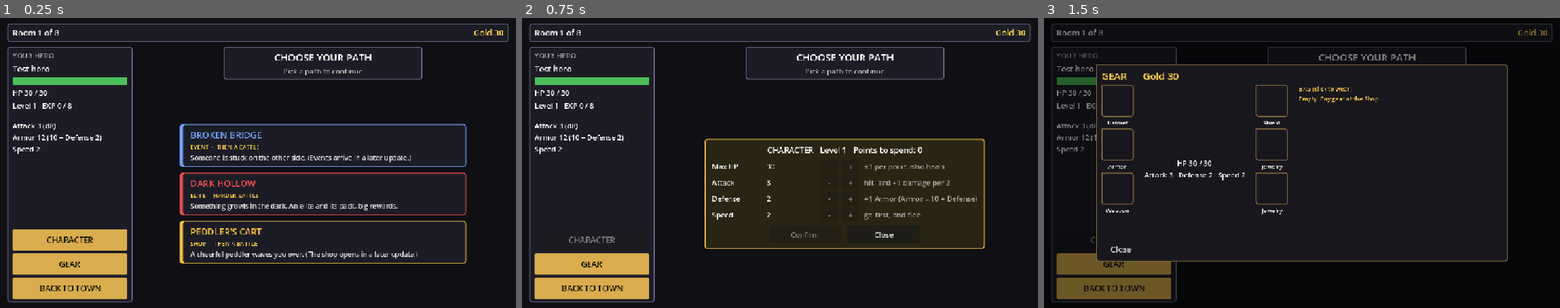
Above: before the commit, frames 1-3 (left to right).
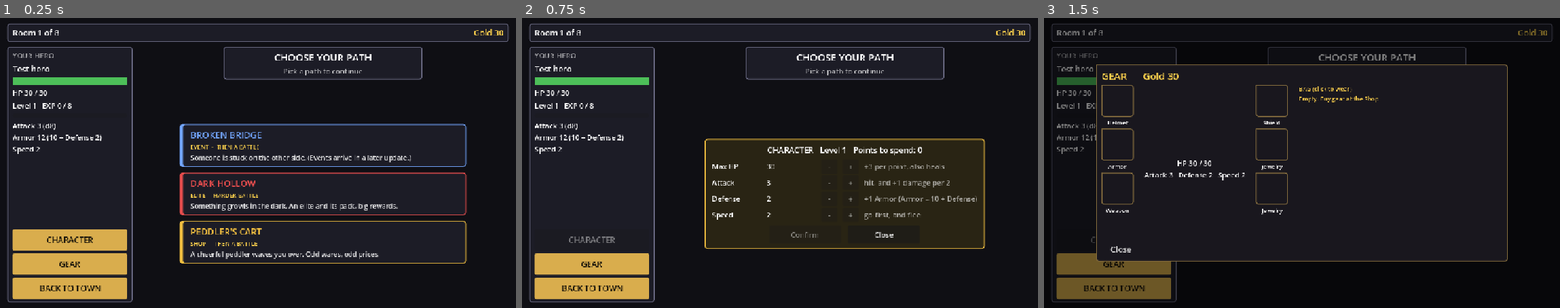
Above: after the commit, the same moments.

Repository: khasmn/project-k
Game: Godot game, scene res://scenes/path/path.tscn
The game is run twice, just before and just after one commit, with the same random seed, the same clock (stepped at 60 frames per second) and the same inputs. This scene is started directly instead of the project's main scene.
Inputs:
- Up to frame 1 (0.25 s): no input
- Up to frame 2 (0.75 s): click "CHARACTER" at 0.5 s
- Up to frame 3 (1.5 s): click "GEAR" at 1.25 s

The runs differ from the first frame. In frame 1, 0.2% of the frame differs, in the area x 59-81%, y 80-84%; in frame 2, nothing differs; in frame 3, nothing differs.

Commit message:
Add the Peddler's Cart with haggling and new potions
Co-Authored-By: Claude Opus 5.5 <noreply@anthropic.com>

Diff:
--- a/data/items.json
+++ b/data/items.json
@@ -1,3 +1,6 @@
 {
-	"healing_potion": {"name": "Healing Potion", "heal_percent": 30}
+	"healing_potion": {"name": "Healing Potion", "price": 10, "heal_percent": 30, "description": "Heal 30% of your Max HP."},
+	"greater_healing_potion": {"name": "Greater Healing Potion", "price": 25, "heal_percent": 50, "description": "Heal 50% of your Max HP."},
+	"energy_tonic": {"name": "Energy Tonic", "price": 20, "energy": 2, "description": "+2 Energy (Mana for a Mage)."},
+	"luck_charm": {"name": "Luck Charm", "price": 20, "advantage": true, "description": "Your next attack rolls with advantage."}
 }
--- a/data/npcs.json
+++ b/data/npcs.json
@@ -1,6 +1,7 @@
 {
 	"blacksmith": {
 		"name": "Ladis Washrum",
+		"portrait": "blacksmith",
 		"greet": [
 			"Bring me scrap and coin, and I'll make you something fine.",
 			"Mind the sparks. What are we making today?",
@@ -12,5 +13,18 @@
 		"upgrade2": ["Two steps at once! The metal liked you today."],
 		"fail": ["Bah! The metal fought back. Your scrap's gone, but the piece is safe.", "Not today. The forge is moody."],
 		"down": ["Ach... a crack. It's a step weaker now. Sorry, friend."]
+	},
+	"peddler": {
+		"name": "Pip Wanderwick",
+		"portrait": "peddler",
+		"greet": [
+			"Step right up! Everything's one of a kind, and none of it's stolen. Mostly.",
+			"Ah, a customer! Have a look, have a look.",
+			"Fresh from three kingdoms away. Don't ask which three."
+		],
+		"buy": ["A fine choice! You've got an eye for quality.", "Pleasure doing business!", "Take good care of that one."],
+		"haggle_win": ["Oof, you drive a hard bargain. Fine, fine, a quarter off!"],
+		"haggle_fail": ["Hah! Nice try, friend. Prices stay as they are."],
+		"haggle_bad": ["Insulting! For that, prices just went up."]
 	}
 }
--- a/data/rooms.json
+++ b/data/rooms.json
@@ -8,8 +8,8 @@
 		{"name": "Quiet Spring", "description": "Cool water and soft grass. Rest a while, or practice for a stat point."}
 	],
 	"shop": [
-		{"name": "Peddler's Cart", "description": "A cheerful peddler waves you over. (The shop opens in a later update.)"},
-		{"name": "Traveling Smith", "description": "Hammers, potions, odd trinkets. (The shop opens in a later update.)"}
+		{"name": "Peddler's Cart", "description": "A cheerful peddler waves you over. Odd wares, odd prices."},
+		{"name": "Wandering Trader", "description": "A cart piled high with gear, potions and trinkets."}
 	],
 	"event": [
 		{"name": "Stranger on the Road", "description": "A hooded figure wants a word. (Events arrive in a later update.)"},
--- a/scripts/character/character_draft.gd
+++ b/scripts/character/character_draft.gd
@@ -50,6 +50,7 @@
 		"defense": s.defense,
 		"speed": s.speed,
 		"luck": s.luck,
+		"charisma": s.charisma,
 		"damage_die": hero_class.damage_die,
 		"weapon": hero_class.weapon.to_lower(),
 		"skills": hero_class.skills,
--- a/scripts/combat/combat_screen.gd
+++ b/scripts/combat/combat_screen.gd
@@ -292,8 +292,8 @@
 	for id in Run.items:
 		var item: Dictionary = all[id]
 		var button: Button = UI.menu_button("%s x%d" % [item.name, Run.items[id]], _use_item.bind(id, item))
-		button.tooltip_text = "Heal %d%% of your Max HP" % item.heal_percent
-		button.disabled = Run.items[id] == 0 or hero.hp == hero.max_hp
+		button.tooltip_text = item.description
+		button.disabled = Run.items[id] == 0 or not _item_helps(item)
 		buttons.append(button)
 	_open_menu(buttons)
 
@@ -321,10 +321,29 @@
 	_close_menu()
 	_set_buttons_enabled(false)
 	Run.items[id] -= 1
-	var healed: int = mini(ceili(hero.max_hp * item.heal_percent / 100.0), hero.max_hp - hero.hp)
-	hero.hp += healed
-	_log("%s drinks a %s: +%d HP (%d left)." % [hero.display_name, item.name, healed, Run.items[id]])
+	var effect: String = ""
+	if item.has("heal_percent"):
+		var healed: int = mini(ceili(hero.max_hp * item.heal_percent / 100.0), hero.max_hp - hero.hp)
+		hero.hp += healed
+		effect = "+%d HP" % healed
+	if item.has("energy"):
+		var gained: int = mini(int(item.energy), Combatant.MAX_ENERGY - hero.energy)
+		hero.energy += gained
+		effect = "+%d %s" % [gained, hero.energy_name]
+	if item.has("advantage"):
+		hero.charmed = true
+		effect = "the next attack rolls with advantage"
+	_log("%s uses a %s: %s (%d left)." % [hero.display_name, item.name, effect, Run.items[id]])
 	_after_action()
+
+
+## An item is greyed out when it would do nothing: full HP, full Energy, or a Luck Charm already glowing.
+func _item_helps(item: Dictionary) -> bool:
+	if item.has("heal_percent"):
+		return hero.hp < hero.max_hp
+	if item.has("energy"):
+		return hero.energy < Combatant.MAX_ENERGY
+	return not hero.charmed
 
 
 ## Flee: d20 + Speed vs 10 + the fastest monster's Speed. Escape = no gold or EXP. Fail = you lose your turn.
--- a/scripts/combat/combatant.gd
+++ b/scripts/combat/combatant.gd
@@ -21,6 +21,8 @@
 var exp_reward: int = 0
 var gold_reward: int = 0
 var luck: int = 0  # forging grade (Gear.forge)
+var charisma: int = 0  # haggling (Peddler.haggle)
+var charmed: bool = false  # Luck Charm: the next attack rolls with advantage
 var loot: Dictionary = {}  # what a monster drops when beaten (Gear.loot)
 var defending: bool = false
 var skills: Array[Dictionary] = []  # from data/skills.json: heroes list "skills", monsters have one "skill"
@@ -62,6 +64,7 @@
 		skills.append(Run.data("skills")[id])
 	exp_reward = int(data.get("exp", 0))
 	luck = int(data.get("luck", 0))
+	charisma = int(data.get("charisma", 0))
 	loot = data.get("loot", {})
 	gold_reward = int(data.get("gold", 0))
 	passive_names = data.get("passive_names", {})
@@ -111,6 +114,7 @@
 func start_fight() -> void:
 	defending = false
 	lucky_used = false
+	charmed = false
 	energy = start_energy - 1  # your first turn adds the 1 back
 	turn = 0
 	ready_on.clear()
@@ -185,7 +189,8 @@
 ## A skill can change the attack: "to_hit", "advantage", "extra_die" and an "effect" on a hit.
 func strike(target: Combatant, move: Dictionary = {}) -> String:
 	var line: String = "%s attacks %s: " % [display_name, target.display_name]
-	var mode: Dice.Mode = attack_mode(target, advantage or move.get("advantage", false))
+	var mode: Dice.Mode = attack_mode(target, advantage or charmed or move.get("advantage", false))
+	charmed = false
 	var to_hit: int = attack + int(move.get("to_hit", 0))
 	var result: Dictionary = Dice.check(to_hit, target.armor(), mode, crit_min)
 	if result.fumble and lucky and not lucky_used:
--- /dev/null
+++ b/scripts/core/peddler.gd
@@ -0,0 +1,92 @@
+class_name Peddler
+## The Peddler's Cart (path Shop door): 4 random offers each visit, different from the town Shop:
+## graded gear (also forge-only pieces), material bundles and potions. Haggle once per visit.
+## An offer is {"kind": "gear" / "material" / "item", "id", "count", "grade" (gear only), "price"}.
+
+const OFFERS: int = 4
+const HAGGLE_DC: int = 12
+const HAGGLE_RATES: Dictionary = {"haggle_win": 0.75, "haggle_fail": 1.0, "haggle_bad": 1.25}
+const GEAR_MARKUP: int = 15  # extra gold per grade above Common
+const MATERIAL_PRICE: int = 4  # per piece
+const SHARD_PRICE: int = 80
+const SHARD_CHANCE: int = 20  # a material offer is a Starmetal Shard on a natural 20
+
+static var offers: Array[Dictionary] = []
+static var rate: float = 1.0  # haggling changes all prices
+static var haggled: bool = false
+
+
+## A new visit: fresh offers, normal prices, haggling allowed again.
+static func open_cart() -> void:
+	rate = 1.0
+	haggled = false
+	offers = []
+	for i in OFFERS:
+		match Dice.roll(3, false):
+			1: offers.append(_gear_offer())
+			2: offers.append(_material_offer())
+			3: offers.append(_item_offer())
+
+
+static func price(offer: Dictionary) -> int:
+	return ceili(offer.price * rate)
+
+
+static func can_buy(offer: Dictionary) -> bool:
+	return Run.gold >= price(offer)
+
+
+static func buy(offer: Dictionary) -> void:
+	Run.gold -= price(offer)
+	offers.erase(offer)
+	match offer.kind:
+		"gear": Run.bag.append(Gear.piece(offer.id, offer.grade))
+		"material": Run.materials[offer.id] = Run.materials.get(offer.id, 0) + offer.count
+		"item": Run.items[offer.id] = Run.items.get(offer.id, 0) + offer.count
+
+
+## d20 + Charisma vs DC 12: success = 25% off, natural 1 = 25% more. Returns {"outcome", "text"}.
+static func haggle() -> Dictionary:
+	haggled = true
+	var result: Dictionary = Dice.check(Run.hero.charisma, HAGGLE_DC)
+	var outcome: String = "haggle_bad" if result.fumble else ("haggle_win" if result.success else "haggle_fail")
+	rate = HAGGLE_RATES[outcome]
+	var effect: Dictionary = {"haggle_win": "25% off everything!", "haggle_fail": "no deal.", "haggle_bad": "a natural 1, prices up 25%!"}
+	return {"outcome": outcome, "text": "Haggle: rolled %d %+d Charisma = %d vs DC %d: %s" % [
+		result.natural, Run.hero.charisma, result.total, HAGGLE_DC, effect[outcome]]}
+
+
+## "Rare Bandit Hood", "Iron Scrap x3", "Energy Tonic".
+static func title(offer: Dictionary) -> String:
+	match offer.kind:
+		"gear": return Gear.title(Gear.piece(offer.id, offer.grade))
+		"material": return "%s x%d" % [Run.data("materials")[offer.id].name, offer.count]
+	return Run.data("items")[offer.id].name
+
+
+## Gear that fits your class, already graded: d20 1-12 Uncommon, 13-18 Rare, 19-20 Epic.
+## Never Starmetal gear: that stays the boss's reward.
+static func _gear_offer() -> Dictionary:
+	var recipes: Dictionary = Run.data("recipes")
+	var ids: Array = Run.data("gear").keys().filter(func(id: String) -> bool:
+		return Gear.fits(id) and recipes.get(id, {}).get("section", "") != "starmetal")
+	var id: String = ids[Dice.roll(ids.size(), false) - 1]
+	var rolled: int = Dice.roll(20, false)
+	var grade: int = 2 if rolled <= 12 else (3 if rolled <= 18 else Gear.EPIC)
+	return {"kind": "gear", "id": id, "grade": grade, "count": 1,
+		"price": int(Gear.entry(id).price) + GEAR_MARKUP * Gear.GRADES[grade][2]}
+
+
+static func _material_offer() -> Dictionary:
+	if Dice.roll(SHARD_CHANCE, false) == SHARD_CHANCE:
+		return {"kind": "material", "id": "starmetal_shard", "count": 1, "price": SHARD_PRICE}
+	var ids: Array = Run.data("materials").keys().filter(func(id: String) -> bool: return not Run.data("materials")[id].get("kept", false))
+	var count: int = Dice.roll(3, false) + 1
+	return {"kind": "material", "id": ids[Dice.roll(ids.size(), false) - 1], "count": count, "price": MATERIAL_PRICE * count}
+
+
+## Only potions the town Shop doesn't sell.
+static func _item_offer() -> Dictionary:
+	var ids: Array = Run.data("items").keys().filter(func(id: String) -> bool: return id != GearWindow.POTION)
+	var id: String = ids[Dice.roll(ids.size(), false) - 1]
+	return {"kind": "item", "id": id, "count": 1, "price": int(Run.data("items")[id].price)}
--- a/scripts/path/path_screen.gd
+++ b/scripts/path/path_screen.gd
@@ -37,7 +37,7 @@
 	town_button.pressed.connect(_back_to_town)
 	gear_button.add_sibling(town_button)
 	add_child(gear_window)
-	gear_window.closed.connect(_update_sidebar)
+	gear_window.closed.connect(_on_window_closed)
 	_update_sidebar()
 	_show_doors()
 
@@ -54,7 +54,7 @@
 		_add_card(door.name, door.type, door.description, _enter.bind(door.type))
 
 
-## Clicked a door. Rest asks Rest or Train first; Shop and Event aren't built yet, so they go straight to battle.
+## Clicked a door. Rest asks Rest or Train first, Shop opens the Peddler's Cart; Event isn't built yet. All end in a battle.
 func _enter(type: String) -> void:
 	Run.room_type = type
 	match type:
@@ -62,7 +62,10 @@
 			_show_rest()
 			return
 		"shop":
-			Run.room_note = "The peddler's cart is packed up for now. An enemy jumps out!"
+			Run.room_note = "You leave the peddler's cart behind. Down the road, an enemy jumps out!"
+			Peddler.open_cart()
+			gear_window.open(GearWindow.Mode.PEDDLER)  # closing it ("Leave the cart") starts the battle
+			return
 		"event":
 			Run.room_note = "Nobody's there anymore, but something is waiting for you..."
 		"elite":
@@ -137,6 +140,13 @@
 		card.queue_free()
 
 
+func _on_window_closed() -> void:
+	if gear_window.mode == GearWindow.Mode.PEDDLER:
+		_to_battle()
+	else:
+		_update_sidebar()
+
+
 func _back_to_town() -> void:
 	Run.restart_chapter()
 	get_tree().change_scene_to_file(TOWN_SCENE)
--- a/scripts/ui/gear_window.gd
+++ b/scripts/ui/gear_window.gd
@@ -1,19 +1,19 @@
 class_name GearWindow
 extends Control
-## One window for the Shop (buy and sell), the GEAR screen (wear and take off) and the Blacksmith (forge and
-## upgrade, with Ladis the dwarf talking above the lists and a ForgeScene cutscene after each try),
+## One window for the Shop (buy and sell), the GEAR screen (wear and take off), the Blacksmith (forge and
+## upgrade, with a ForgeScene cutscene after each try) and the Peddler's Cart (random offers, haggling).
+## The Blacksmith and the Peddler have their NPC talking above the lists (data/npcs.json),
 ## with the hero in the middle so you see the gear on them. Built in code; the town and path screens add one.
 ## It covers the whole screen with a dark backdrop, so nothing behind it can be clicked while it's open.
 
 signal closed
 
-enum Mode { SHOP, GEAR, FORGE }
+enum Mode { SHOP, GEAR, FORGE, PEDDLER }
 
 const BOX: StyleBox = preload("res://scenes/ui/gold_box.tres")
 const TAB: StyleBox = preload("res://scenes/ui/gold_tab.tres")
 const TAB_TEXT: Color = Color(0.12, 0.09, 0.04)  # dark text on the gold tab, like the battle screen
 const POTION: String = "healing_potion"
-const POTION_PRICE: int = 10
 const PREVIEW_SIZE: int = 160
 const FONT_SIZE: int = 16
 const ICON_SIZE: int = 32  # item pictures in the lists (16x16 art shown 2x)
@@ -22,14 +22,19 @@
 	"jewelry1": "Jewelry", "jewelry2": "Jewelry"}
 ## GEAR page: which slot boxes stand left and right of the hero.
 const SLOT_SIDES: Array = [["helmet", "armor", "weapon"], ["offhand", "jewelry1", "jewelry2"]]
-const TITLES: Array[String] = ["SHOP", "GEAR", "BLACKSMITH"]
+const TITLES: Array[String] = ["SHOP", "GEAR", "BLACKSMITH", "PEDDLER'S CART"]
+const NPCS: Dictionary = {Mode.FORGE: "blacksmith", Mode.PEDDLER: "peddler"}  # modes with an NPC and framed boxes
 const FORGE_SECTIONS: Dictionary = {"basic": "BASIC RECIPES", "blueprint": "BLUEPRINTS (dropped by monsters)",
 	"starmetal": "STARMETAL (1 Shard each, the boss drops them)"}
 
 var mode: Mode = Mode.SHOP
-var forge_text: String = ""  # the last forge or upgrade result, shown until the window closes
+var forge_text: String = ""  # the last forge, upgrade, haggle or buy result, shown until the window closes
 var upgrading: bool = false  # Blacksmith tab: false = forge new gear, true = upgrade gear you have
 var npc: Dictionary = {}
+var portrait: TextureRect = TextureRect.new()
+var npc_tab: Label
+var right_tab: Label
+var close_button: Button
 var npc_row: HBoxContainer = HBoxContainer.new()
 var talk: Label = Label.new()
 var scene: ForgeScene = ForgeScene.new()
@@ -67,9 +72,6 @@
 	title.add_theme_font_size_override("font_size", 22)
 	title.add_theme_color_override("font_color", UI.GOLD)
 	rows.add_child(title)
-	npc = Run.data("npcs").blacksmith
-	var portrait: TextureRect = TextureRect.new()
-	portrait.texture = load("res://assets/sprites/npc/blacksmith.png")
 	portrait.custom_minimum_size = Vector2(96, 96)
 	portrait.expand_mode = TextureRect.EXPAND_IGNORE_SIZE
 	npc_row.add_child(portrait)
@@ -78,7 +80,8 @@
 	talk.size_flags_vertical = Control.SIZE_SHRINK_CENTER
 	talk.add_theme_font_size_override("font_size", 17)
 	npc_row.add_child(talk)
-	npc_box = _section(npc_row, npc.name.to_upper())
+	npc_box = _section(npc_row, "")
+	npc_tab = npc_box.get_child(0).get_child(0)
 	rows.add_child(npc_box)
 	var columns: HBoxContainer = HBoxContainer.new()
 	columns.size_flags_vertical = Control.SIZE_EXPAND_FILL
@@ -96,11 +99,14 @@
 	scroll.add_child(left)
 	list_box = _section(scroll, "FORGE")
 	list_tab = list_box.get_child(0).get_child(0)
-	for column in [list_box, slots_left, _section(middle, "HERO"), slots_right, _section(right, "MATERIALS")]:
+	var right_box: VBoxContainer = _section(right, "MATERIALS")
+	right_tab = right_box.get_child(0).get_child(0)
+	for column in [list_box, slots_left, _section(middle, "HERO"), slots_right, right_box]:
 		columns.add_child(column)
 	right.custom_minimum_size.x = 280
 	middle.custom_minimum_size.x = 220
-	rows.add_child(UI.menu_button("Close", _close))
+	close_button = UI.menu_button("Close", _close)
+	rows.add_child(close_button)
 	add_child(scene)
 	hide()
 
@@ -109,7 +115,12 @@
 	mode = as_mode
 	forge_text = ""
 	upgrading = false
-	_say("greet")
+	if mode in NPCS:
+		npc = Run.data("npcs")[NPCS[mode]]
+		portrait.texture = load("res://assets/sprites/npc/%s.png" % npc.portrait)
+		npc_tab.text = npc.name.to_upper()
+		_say("greet")
+	close_button.text = "   Leave the cart (on to the battle)" if mode == Mode.PEDDLER else "   Close"
 	refresh()
 	show()
 
@@ -119,10 +130,11 @@
 		for old in column.get_children():
 			old.queue_free()
 	list_box.visible = mode != Mode.GEAR
-	npc_box.visible = mode == Mode.FORGE
+	npc_box.visible = mode in NPCS
+	right_tab.text = "YOUR BAG" if mode == Mode.PEDDLER else "MATERIALS"
 	for section: Array in sections:
-		section[0].visible = mode == Mode.FORGE
-		section[1].add_theme_stylebox_override("panel", BOX if mode == Mode.FORGE else no_box)
+		section[0].visible = mode in NPCS
+		section[1].add_theme_stylebox_override("panel", BOX if mode in NPCS else no_box)
 	slots_left.visible = mode == Mode.GEAR
 	slots_right.visible = mode == Mode.GEAR
 	title.text = "%s      Gold %d" % [TITLES[mode], Run.gold]
@@ -133,12 +145,14 @@
 		Mode.SHOP: _show_shop()
 		Mode.GEAR: _show_gear()
 		Mode.FORGE: _show_forge()
+		Mode.PEDDLER: _show_peddler()
 
 
 func _show_shop() -> void:
 	_header(left, "BUY")
-	var potion: Button = _button(left, "Healing Potion  %dg  (have %d)" % [POTION_PRICE, Run.items.get(POTION, 0)], _buy_potion, POTION)
-	potion.disabled = Run.gold < POTION_PRICE
+	var price: int = Run.data("items")[POTION].price
+	var potion: Button = _button(left, "Healing Potion  %dg  (have %d)" % [price, Run.items.get(POTION, 0)], _buy_potion, POTION)
+	potion.disabled = Run.gold < price
 	var recipes: Dictionary = Run.data("recipes")
 	for id: String in Run.data("gear"):
 		if Gear.fits(id) and not recipes.has(id):  # forged gear isn't sold
@@ -164,6 +178,46 @@
 		wear.disabled = not Gear.fits(item.id)
 	if Run.bag.is_empty():
 		_header(right, "Empty. Buy gear at the Shop.")
+
+
+## 4 random offers (Peddler), a Haggle button, and what you carry on the right.
+func _show_peddler() -> void:
+	list_tab.text = "OFFERS"
+	var haggle: Button = UI.menu_button("Haggle (d20 + Charisma %+d vs DC %d)" % [Run.hero.charisma, Peddler.HAGGLE_DC], _haggle, 18)
+	haggle.disabled = Peddler.haggled
+	left.add_child(haggle)
+	for offer in Peddler.offers:
+		var about: String = Gear.bonus_text(Gear.piece(offer.id, offer.grade)) if offer.kind == "gear" else (
+			Run.data("items")[offer.id].description if offer.kind == "item" else "material")
+		var button: Button = _button(left, "%s  %dg\n%s" % [Peddler.title(offer), Peddler.price(offer), about], _buy_offer.bind(offer), offer.id)
+		if offer.kind == "gear":
+			button.add_theme_color_override("font_color", Gear.GRADES[offer.grade][3])
+		button.disabled = not Peddler.can_buy(offer)
+	if Peddler.offers.is_empty():
+		_header(left, "Sold out!")
+	if forge_text:
+		_header(right, forge_text)
+	for id: String in Run.items:
+		_line(right, "%s  x%d" % [Run.data("items")[id].name, Run.items[id]], id)
+	for item in Run.bag:
+		_line(right, Gear.title(item), item.id).modulate = Gear.color(item)
+	for material: String in Run.materials:
+		if Run.materials[material] > 0:
+			_line(right, "%s  x%d" % [Run.data("materials")[material].name, Run.materials[material]], material)
+
+
+func _haggle() -> void:
+	var result: Dictionary = Peddler.haggle()
+	forge_text = result.text
+	_say(result.outcome)
+	refresh()
+
+
+func _buy_offer(offer: Dictionary) -> void:
+	Peddler.buy(offer)
+	forge_text = "Bought %s." % Peddler.title(offer)
+	_say("buy")
+	refresh()
 
 
 ## Two tabs: Forge (recipes) and Upgrade (gear you have). Materials and the last result on the right.
@@ -273,7 +327,7 @@
 
 
 func _buy_potion() -> void:
-	Run.gold -= POTION_PRICE
+	Run.gold -= Run.data("items")[POTION].price
 	Run.items[POTION] = Run.items.get(POTION, 0) + 1
 	refresh()
 
--- a/tests/play.gd
+++ b/tests/play.gd
@@ -8,6 +8,7 @@
 ## 1 to click a choice ("Continue", "New hero").
 ## On the path screen: 1/2/3 to pick a door (or Rest/Train), character to open the stat panel,
 ## then +hp, +attack, +defense, +speed to add a point (-hp etc. to take it back), confirm or close.
+## The Shop door opens the Peddler's Cart: leave to go on to the battle.
 ## Same seed + same options + same actions = same run, so you can replay and add one action at a time.
 ## --force makes the next dice (any die, in roll order, after the hero is rolled) come out as those numbers.
 ## In rooms 1-8 the first dice pick the monsters (a d4 for how many, then one die per monster), then initiative;
@@ -85,7 +86,7 @@
 		await _wait_for_input()
 		var button: Button = _button_for(action)
 		if button == null:
-			print(">> can't '%s' here (fight: t1-t4, attack, skill, meditate, defend, item, 1; path: 1/2/3, character, +stat/-stat, confirm, close)" % action)
+			print(">> can't '%s' here (fight: t1-t4, attack, skill, meditate, defend, item, 1; path: 1/2/3, character, +stat/-stat, confirm, close, leave)" % action)
 		elif button.disabled or not button.is_visible_in_tree():  # a player can't click a hidden button (e.g. Attack while Items is open)
 			print(">> can't %s right now" % action)
 		elif button.text == "New hero":
@@ -148,6 +149,8 @@
 func _button_for(action: String) -> Button:
 	if BUTTONS.has(action):
 		return current_scene.get_node_or_null(BUTTONS[action])
+	if action == "leave" and _on_path() and current_scene.gear_window.visible:
+		return current_scene.gear_window.close_button
 	if action.length() > 1 and action[0] in "+-" and STAT_IDS.has(action.substr(1)):
 		var panel: Node = current_scene.get_node_or_null("%CharacterPanel")
 		if panel == null or not panel.visible:
--- /dev/null
+++ b/tests/test_peddler.gd
@@ -0,0 +1,48 @@
+extends SceneTree
+## Peddler's Cart self-check: 4 offers, buying each kind, haggling (win, fail, natural 1), once per visit.
+## /Applications/Godot.app/Contents/MacOS/Godot --headless --script res://tests/test_peddler.gd
+
+var failed: bool = false
+
+
+func _init() -> void:
+	var draft: CharacterDraft = CharacterDraft.new()
+	draft.class_id = "mage"
+	Run.start(draft)
+	Run.gold = 500
+	for visit in 50:
+		Peddler.open_cart()
+		_check(Peddler.offers.size() == Peddler.OFFERS, "a visit should have 4 offers")
+		for offer in Peddler.offers:
+			_check(offer.kind != "gear" or (Gear.fits(offer.id) and offer.grade >= 2 and not offer.id.begins_with("starmetal")),
+				"gear offers fit the class, are Uncommon+ and never Starmetal")
+			_check(offer.id != GearWindow.POTION, "the cart doesn't sell the Shop's potion")
+	var offer: Dictionary = {"kind": "item", "id": "energy_tonic", "count": 1, "price": 20}
+	Peddler.offers = [offer]
+	Peddler.buy(offer)
+	_check(Run.gold == 480 and Run.items.energy_tonic == 1 and Peddler.offers.is_empty(), "buying a potion failed")
+	var gear: Dictionary = {"kind": "gear", "id": "ash_staff", "grade": 3, "count": 1, "price": 80}
+	Peddler.buy(gear)
+	_check(Run.bag.back() == Gear.piece("ash_staff", 3), "buying gear should add the graded piece")
+
+	Run.hero.charisma = 2
+	Dice.forced_rolls = [10]
+	_check(Peddler.haggle().outcome == "haggle_win" and Peddler.price(gear) == 60 and Peddler.haggled, "10 + 2 vs DC 12 should win 25% off")
+	Peddler.open_cart()
+	_check(not Peddler.haggled and Peddler.rate == 1.0, "a new visit resets haggling")
+	Dice.forced_rolls = [9]
+	_check(Peddler.haggle().outcome == "haggle_fail" and Peddler.rate == 1.0, "9 + 2 should fail")
+	Dice.forced_rolls = [1]
+	_check(Peddler.haggle().outcome == "haggle_bad" and Peddler.price(gear) == 100, "a natural 1 raises prices 25%")
+
+	if failed:
+		quit(1)
+		return
+	print("Peddler OK")
+	quit()
+
+
+func _check(ok: bool, message: String) -> void:
+	if not ok:
+		failed = true
+		print("FAIL: " + message)
Binary file added: assets/sprites/items/energy_tonic.png
Not shown, added: assets/sprites/items/energy_tonic.png.import
Binary file added: assets/sprites/items/greater_healing_potion.png
Not shown, added: assets/sprites/items/greater_healing_potion.png.import
Binary file added: assets/sprites/items/luck_charm.png
Not shown, added: assets/sprites/items/luck_charm.png.import
Binary file added: assets/sprites/npc/peddler.png
Not shown, added: assets/sprites/npc/peddler.png.import
Not shown, added: scripts/core/peddler.gd.uid
Not shown, added: tests/test_peddler.gd.uid
Not shown, changed: docs/memory/decisions.md
Not shown, changed: docs/memory/design.md
(and 1 more such lines)
